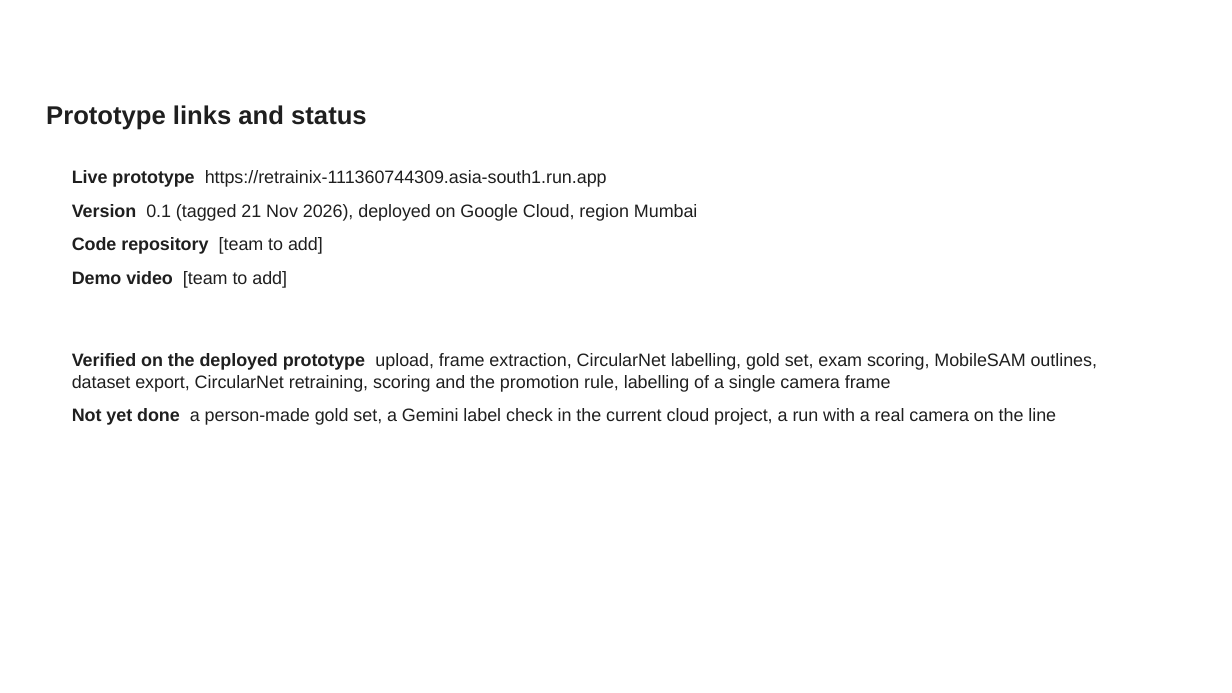
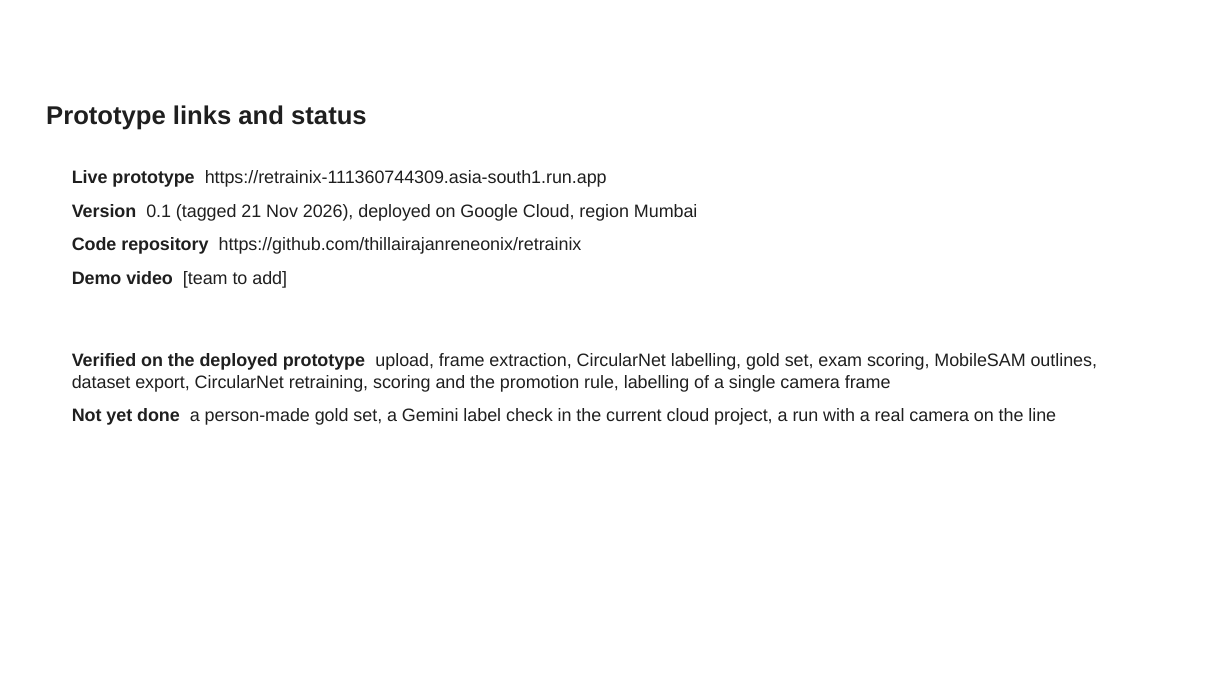
Before and after one commit to thillairajanreneonix/retrainix, a slide deck: slide 13 of docs/submission/Retrainix_Final_Prototype_Submission_Deck.pptx. Drawn at 1232x693 pixels with LibreOffice and Linux fonts; fonts in the diff are those of the drawing; background and template pictures are left out. Boxes give left, top, right and bottom in pixels: in the first picture for what was removed or moved away, otherwise in the second. Text is boxed around its words. In the diff, an @@ line names an element or a change of style, - is before the commit and + after.

```diff
--- a/docs/submission/Retrainix_Final_Prototype_Submission_Deck.pptx
+++ b/docs/submission/Retrainix_Final_Prototype_Submission_Deck.pptx
@@ text at (x1=72, y1=237, x2=582, y2=254): text changed; bold off @@
-Code repository [team to add]
+Code repository https://github.com/thillairajanreneonix/retrainix
```
Also in this commit, not shown: 1 other file.
